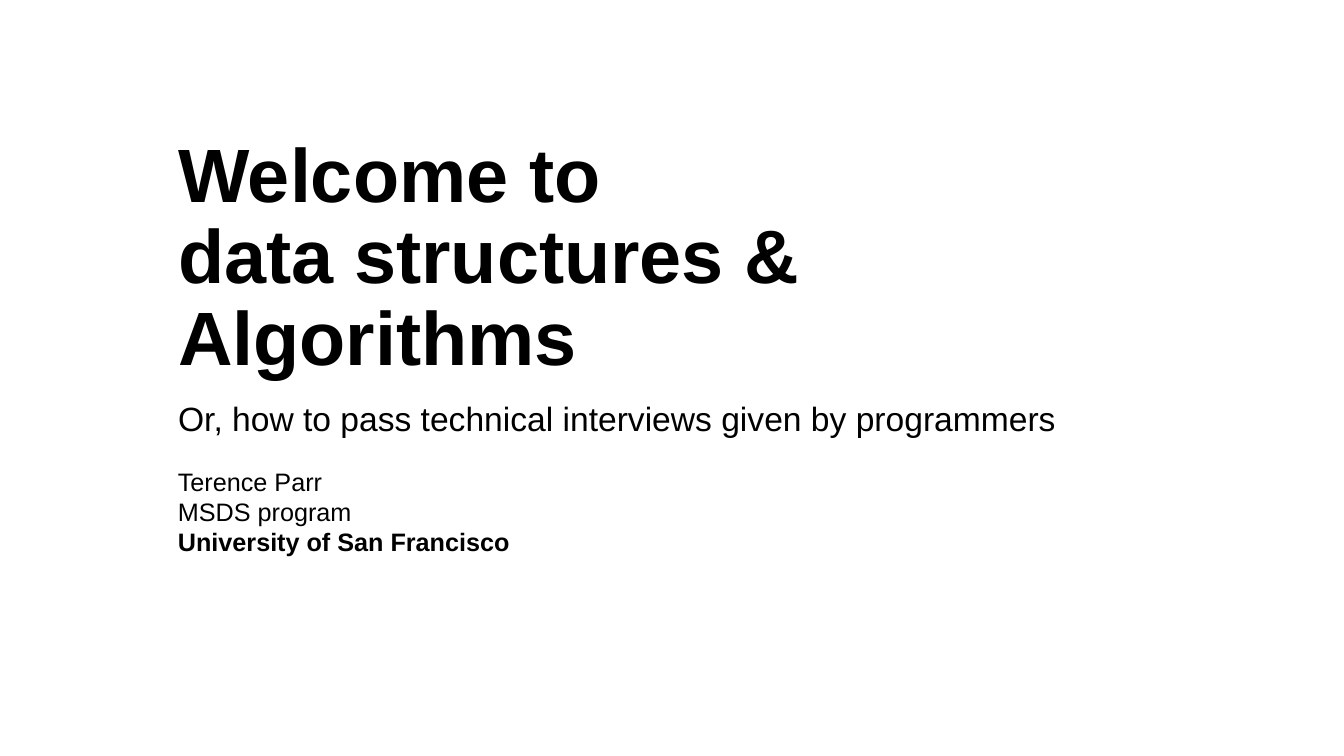
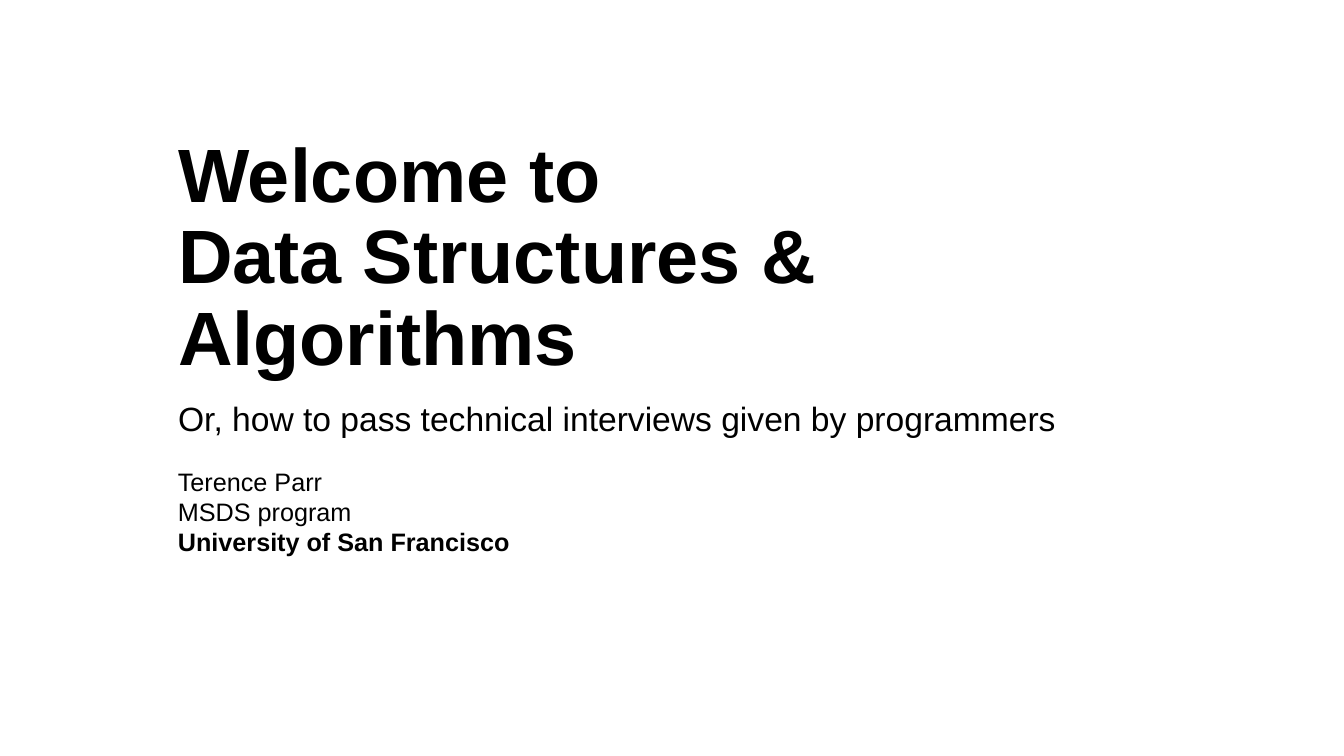
Before and after one commit to parrt/msds689, a slide deck: slide 1 of notes/welcome.pptx. Drawn at 1344x756 pixels with LibreOffice and Linux fonts; fonts in the diff are those of the drawing; background and template pictures are left out. Boxes give left, top, right and bottom in pixels: in the first picture for what was removed or moved away, otherwise in the second. Text is boxed around its words. In the diff, an @@ line names an element or a change of style, - is before the commit and + after.

```diff
--- a/notes/welcome.pptx
+++ b/notes/welcome.pptx
@@ title at [178,147,741,379]: text changed @@
-Welcome to
-data structures &
-Algorithms
+Welcome to
+Data Structures &
+Algorithms
```
Also in this commit, not shown: 1 other slide changed, 5 slides added, 1 slide removed, 5 other files.
